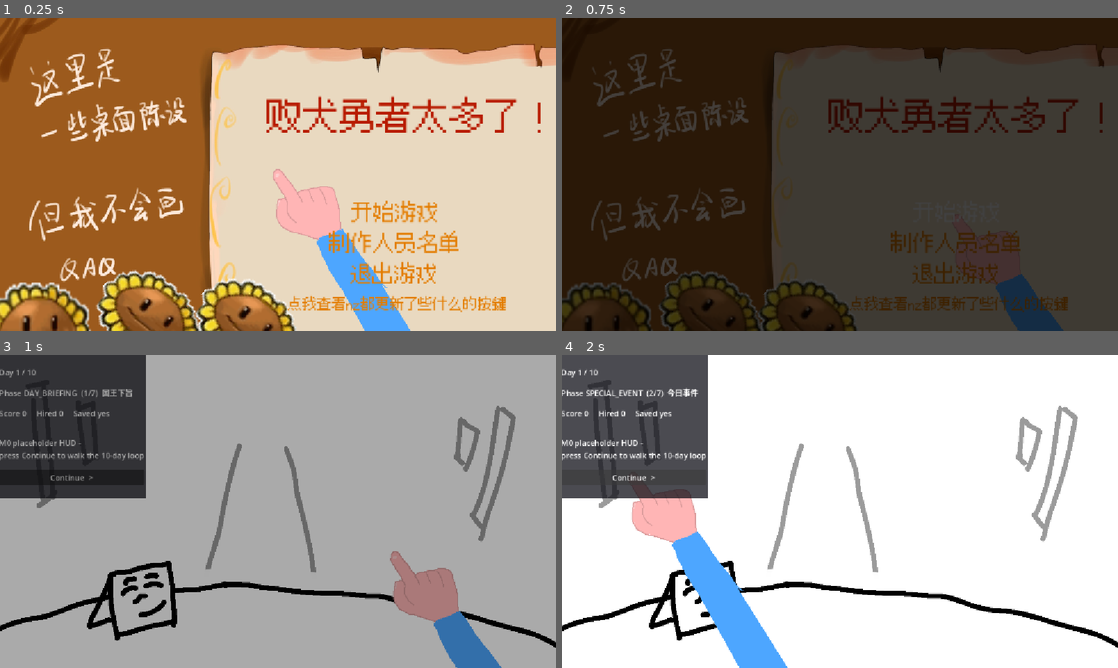
Above: before the commit, frames 1-4 (two rows, left to right).
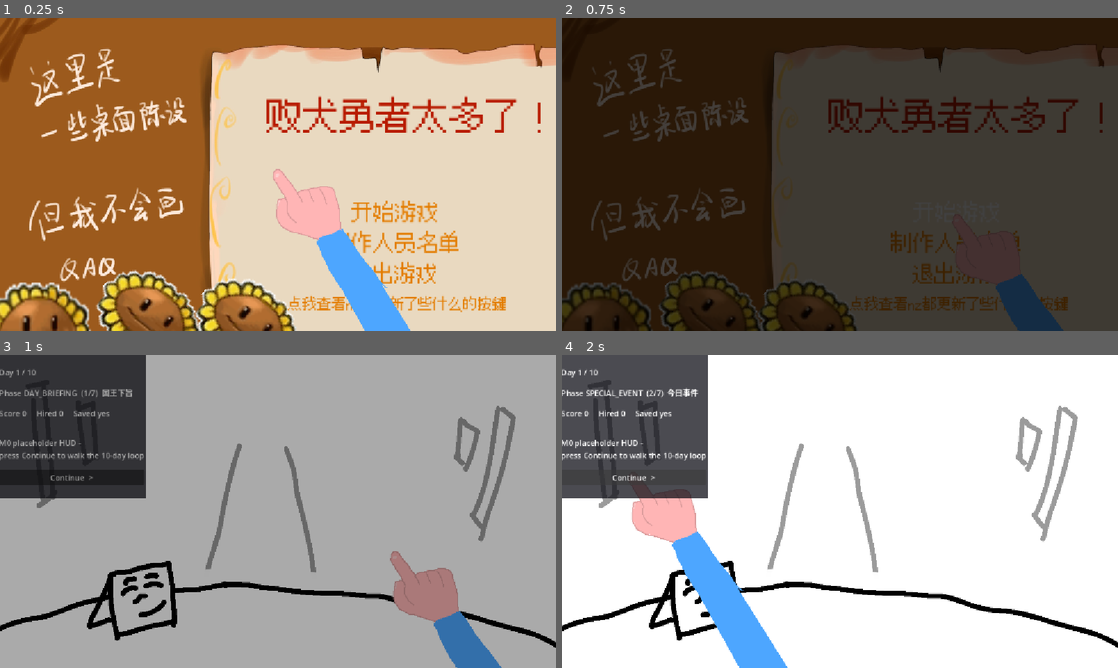
Above: after the commit, the same moments.

Repository: Dilute-l/projectYuusha
Game: Godot game, scene res://scenes/menu/main_menu.tscn
The game is run twice, just before and just after one commit, with the same random seed, the same clock (stepped at 60 frames per second) and the same inputs.
Inputs:
- Up to frame 1 (0.25 s): no input
- Up to frame 2 (0.75 s): click "开始游戏" at 0.5 s
- Up to frame 3 (1 s): no input
- Up to frame 4 (2 s): click "Continue >" at 1.25 s

The runs differ from the first frame. In frame 1, 0.6% of the frame differs, in the area x 59-72%, y 68-94%; in frame 2, 0.5%; in frame 3, nothing differs; in frame 4, nothing differs.

Commit message:
在各种地方加入了对话框

Diff:
--- a/scenes/day/battle_report.tscn
+++ b/scenes/day/battle_report.tscn
@@ -3,6 +3,7 @@
 [ext_resource type="Texture2D" uid="uid://bxwueyowabxw1" path="res://assets/art/battle_report/driver_phd.png" id="1_m5q85"]
 [ext_resource type="Texture2D" uid="uid://byc2u8r2w06dk" path="res://assets/art/battle_report/car_bkg_phd.png" id="2_exidj"]
 [ext_resource type="PackedScene" uid="uid://dea2r2q3154fk" path="res://scenes/common/haohan.tscn" id="3_x4kxj"]
+[ext_resource type="PackedScene" uid="uid://ctmyyt3n6ch2r" path="res://scenes/common/dialoguer.tscn" id="4_exidj"]
 
 [node name="BattleReport" type="Control" unique_id=81862534]
 layout_mode = 3
@@ -21,3 +22,7 @@
 
 [node name="ColorNight" type="CanvasModulate" parent="." unique_id=2032092794]
 color = Color(0.6623526, 0.7189713, 0.98323464, 1)
+
+[node name="Dialoguer" parent="." unique_id=408599518 instance=ExtResource("4_exidj")]
+visible = false
+layout_mode = 0
--- a/scenes/day/team_builder/team_builder.tscn
+++ b/scenes/day/team_builder/team_builder.tscn
@@ -3,6 +3,7 @@
 [ext_resource type="Texture2D" uid="uid://bugfrjmjd4qa0" path="res://assets/art/interview/itv_bkg_phd.png" id="1_i8vpa"]
 [ext_resource type="Texture2D" uid="uid://vvalhoxhfslq" path="res://assets/art/interview/table_phd.png" id="2_cvggo"]
 [ext_resource type="PackedScene" uid="uid://dea2r2q3154fk" path="res://scenes/common/haohan.tscn" id="3_0x3h0"]
+[ext_resource type="PackedScene" uid="uid://ctmyyt3n6ch2r" path="res://scenes/common/dialoguer.tscn" id="4_cvggo"]
 
 [node name="TeamBuilder" type="Control" unique_id=461966639]
 layout_mode = 3
@@ -21,3 +22,7 @@
 
 [node name="ColorNight" type="CanvasModulate" parent="." unique_id=869018845]
 color = Color(0.6623526, 0.7189713, 0.98323464, 1)
+
+[node name="Dialoguer" parent="." unique_id=408599518 instance=ExtResource("4_cvggo")]
+visible = false
+layout_mode = 0
--- a/scenes/menu/main_menu.tscn
+++ b/scenes/menu/main_menu.tscn
@@ -80,15 +80,6 @@
 texture_normal = ExtResource("3_hj162")
 texture_click_mask = ExtResource("4_xn6kt")
 
-[node name="Haohan" parent="." unique_id=1395832866 instance=ExtResource("5_hj162")]
-layout_mode = 0
-
-[node name="Dialoguer" parent="." unique_id=408599518 instance=ExtResource("6_xn6kt")]
-visible = false
-layout_mode = 0
-offset_left = -8.0
-offset_right = -8.0
-
 [node name="StartgameText" type="Button" parent="." unique_id=943792285]
 layout_mode = 0
 offset_left = 724.0
@@ -164,6 +155,15 @@
 theme_override_styles/hover = SubResource("StyleBoxEmpty_41tvm")
 text = "点我查看nz都更新了些什么的按键"
 
+[node name="Haohan" parent="." unique_id=1395832866 instance=ExtResource("5_hj162")]
+layout_mode = 0
+
+[node name="Dialoguer" parent="." unique_id=408599518 instance=ExtResource("6_xn6kt")]
+visible = false
+layout_mode = 0
+offset_left = -8.0
+offset_right = -8.0
+
 [connection signal="mouse_exited" from="." to="." method="_on_mouse_exited"]
 [connection signal="mouse_exited" from="Exitgame" to="." method="_on_exitgame_mouse_exited"]
 [connection signal="pressed" from="Exitgame" to="." method="_on_exitgame_pressed"]
Not shown, changed: ARCHITECTURE.md
